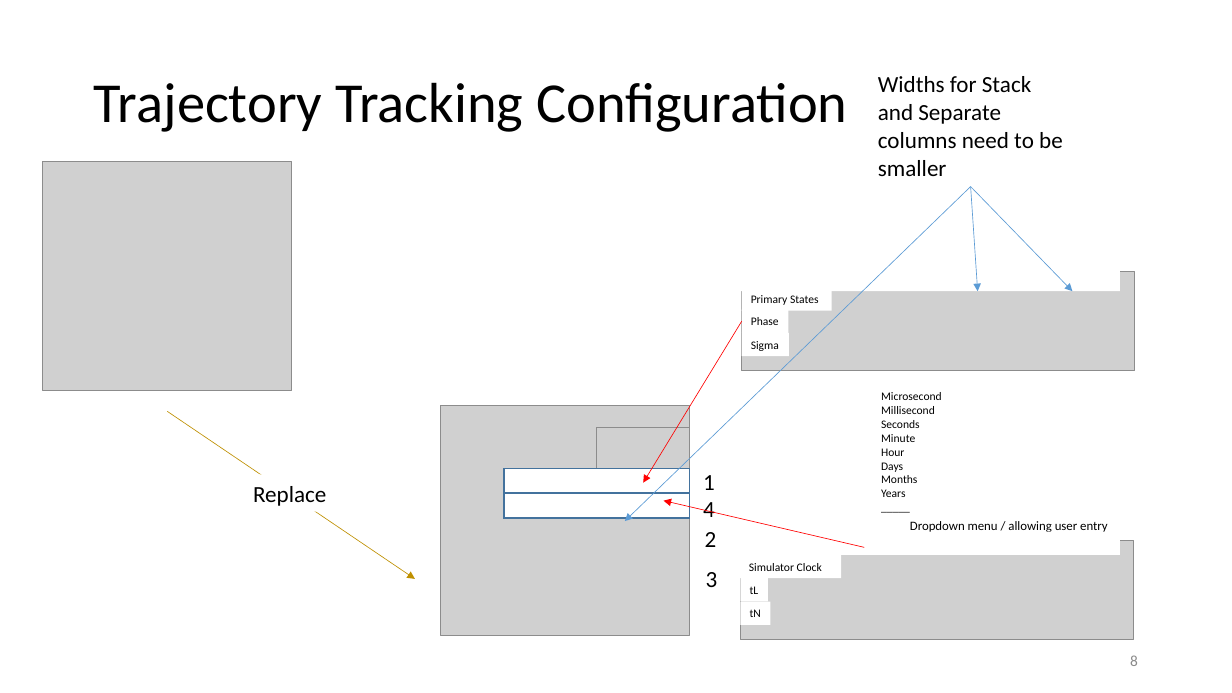
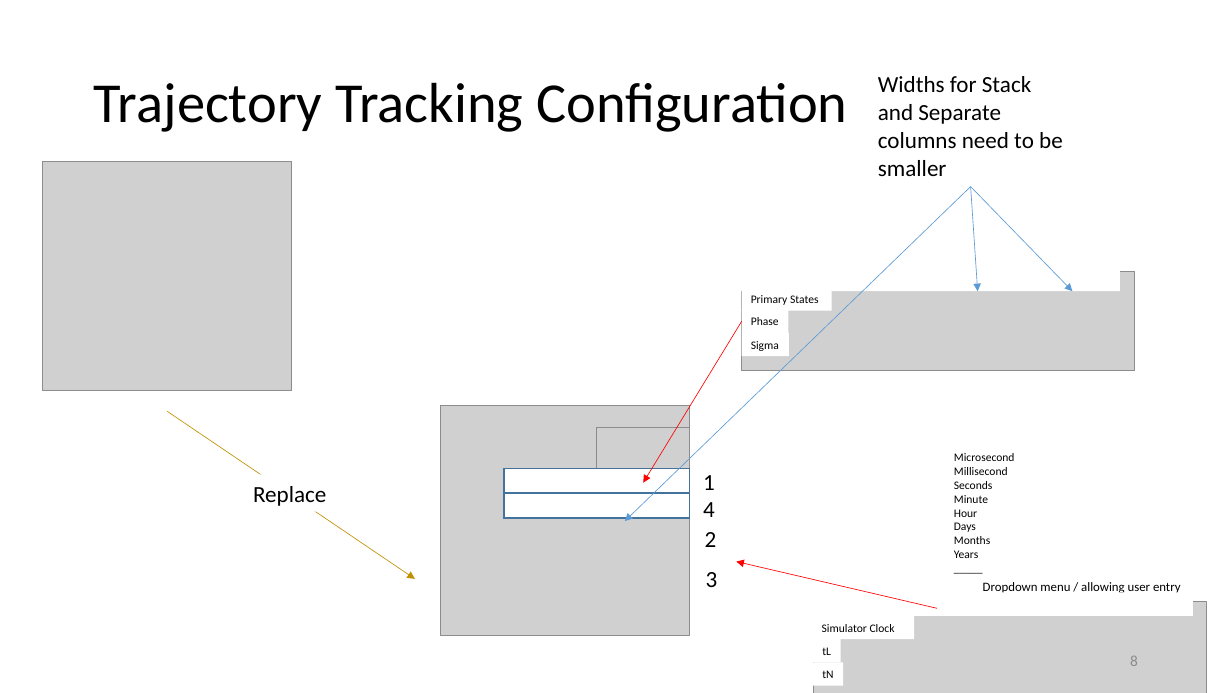
Before and after one commit to imchaozhang/DEVS-CA-3.1, a slide deck: slide 8 of CA M&S in DEVS-Suite Simulator v1.pptx. Drawn at 1232x693 pixels with LibreOffice and Linux fonts; fonts in the diff are those of the drawing; grey boxes stand for pictures. Boxes give left, top, right and bottom in pixels: in the first picture for what was removed or moved away, otherwise in the second. Text is boxed around its words. In the diff, an @@ line names an element or a change of style, - is before the commit and + after.

Commit message:
Rearranged and updated.

```diff
--- a/CA M&S in DEVS-Suite Simulator v1.pptx
+++ b/CA M&S in DEVS-Suite Simulator v1.pptx
@@ 3 texts, 2 rectangles, 1 picture, 1 arrow: place and size @@
-3 texts, 2 rectangles, 1 picture, 1 arrow at <box>664,392,1133,640</box>
+3 texts, 2 rectangles, 1 picture, 1 arrow at <box>737,453,1206,693</box>
@@ rectangle "Simulator Clock": place and size @@
-rectangle "Simulator Clock" at <box>740,555,842,579</box>
+rectangle "Simulator Clock" at <box>812,616,914,640</box>
```
Also in this commit, not shown: 5 other slides changed.
